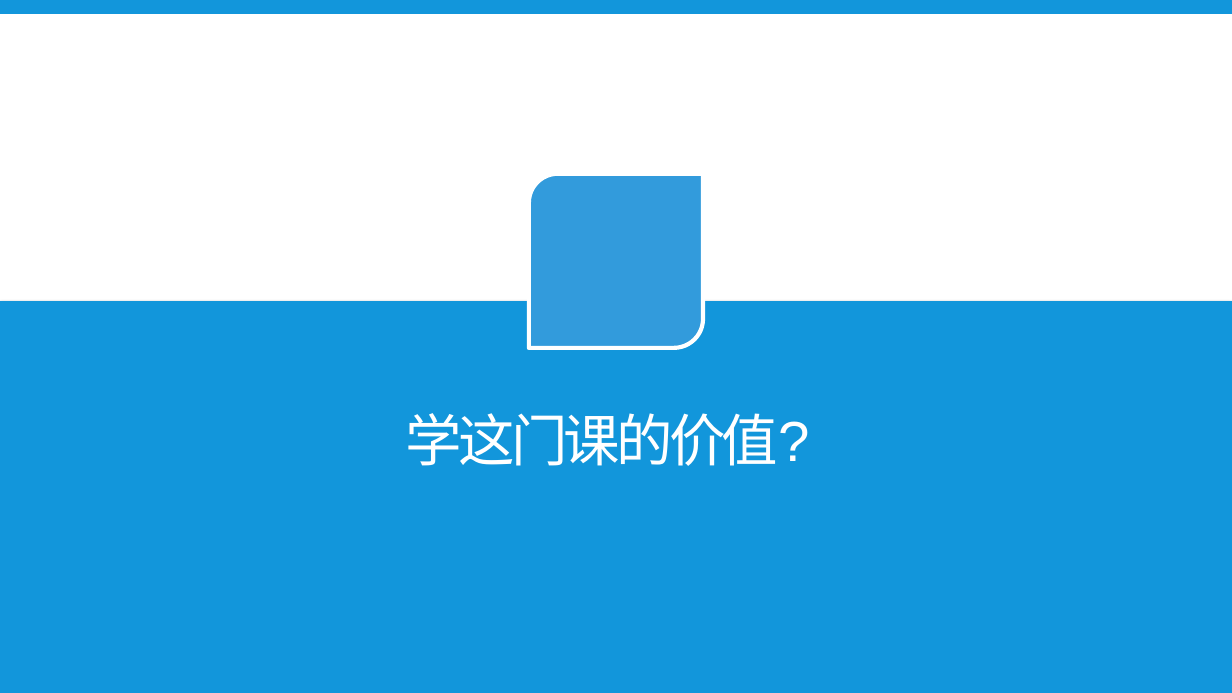
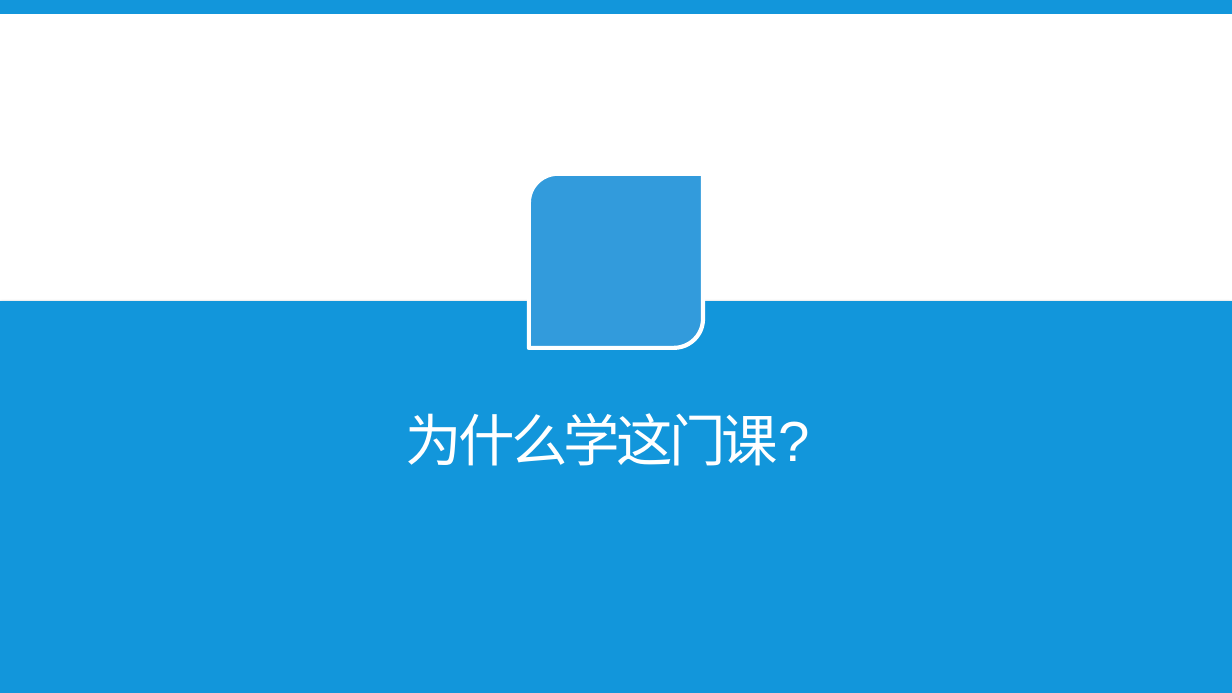
Before and after one commit to hao203/rmd_china, a slide deck: slide 9 of slides/00.Introduction/00-Intro.pptx. Drawn at 1232x693 pixels with LibreOffice and Linux fonts; fonts in the diff are those of the drawing; background and template pictures are left out. Boxes give left, top, right and bottom in pixels: in the first picture for what was removed or moved away, otherwise in the second. Text is boxed around its words. In the diff, an @@ line names an element or a change of style, - is before the commit and + after.

```diff
--- a/slides/00.Introduction/00-Intro.pptx
+++ b/slides/00.Introduction/00-Intro.pptx
@@ background #CCE8CF to #FFFFFF @@
@@ title at (406,413,810,466): text changed; text colour #CCE8CF to #FFFFFF @@
-学这门课的价值?
+为什么学这门课?
```
Also in this commit, not shown: 20 other slides changed, 1 slide added, 1 slide removed, 8 other files.
